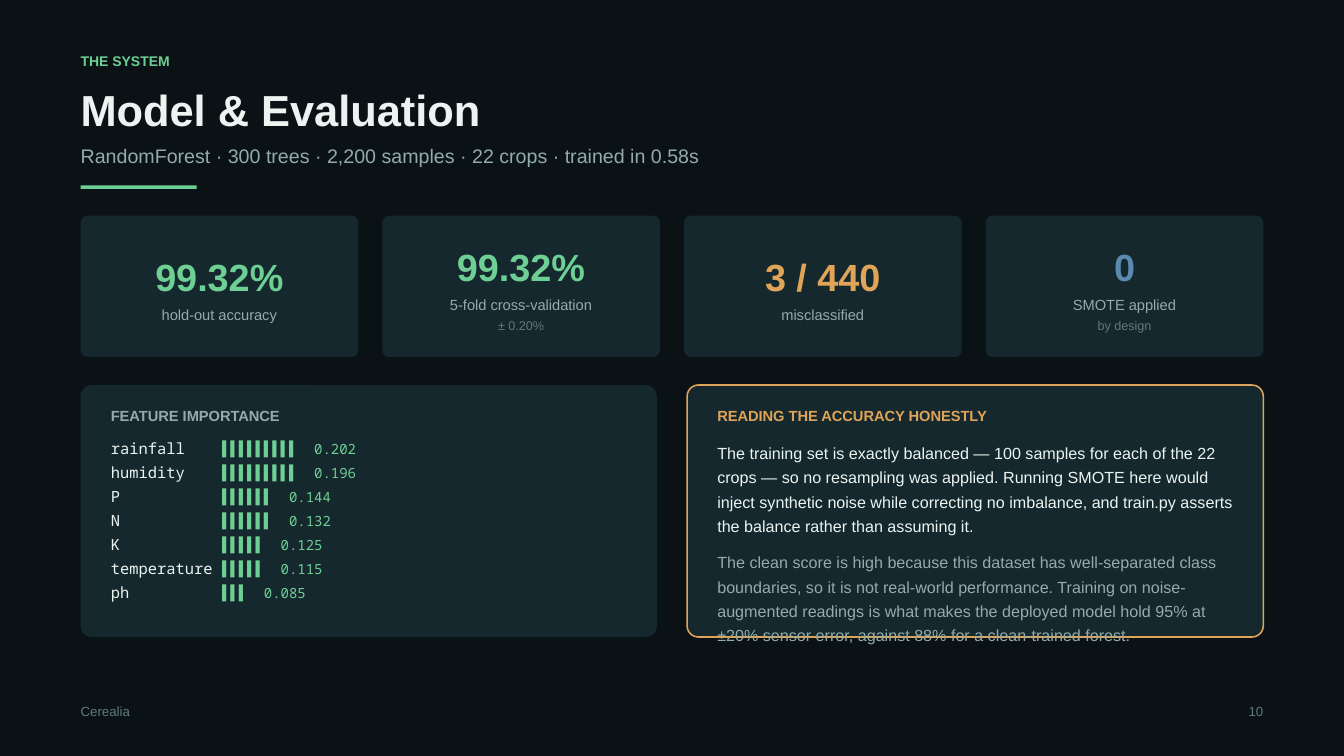
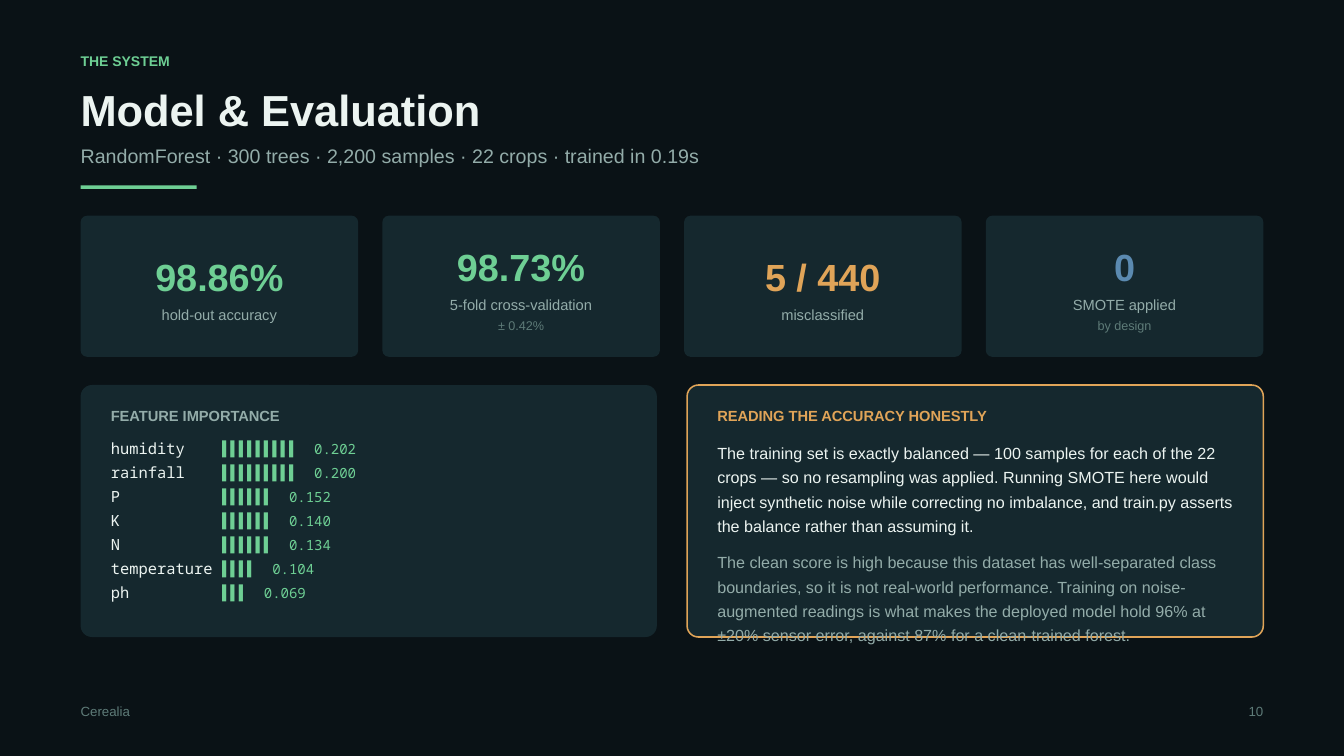
Before and after one commit to RatnamOjha/cerealia, a slide deck: slide 11 of docs/Cerealia_Project_Review.pptx. Drawn at 1344x756 pixels with LibreOffice and Linux fonts; fonts in the diff are those of the drawing. Boxes give left, top, right and bottom in pixels: in the first picture for what was removed or moved away, otherwise in the second. Text is boxed around its words. In the diff, an @@ line names an element or a change of style, - is before the commit and + after.

```diff
--- a/docs/Cerealia_Project_Review.pptx
+++ b/docs/Cerealia_Project_Review.pptx
@@ text at (81, 149, 699, 167): text changed @@
-RandomForest · 300 trees · 2,200 samples · 22 crops · trained in 0.58s
+RandomForest · 300 trees · 2,200 samples · 22 crops · trained in 0.19s
@@ text at (155, 264, 283, 292): text changed @@
-99.32%
+98.86%
@@ text at (457, 254, 585, 282): text changed @@
-99.32%
+98.73%
@@ text at (765, 264, 880, 292): text changed @@
-3 / 440
+5 / 440
@@ text at (508, 321, 544, 330): text changed @@
-± 0.20%
+± 0.42%
@@ text at (111, 444, 356, 602): text changed @@
-rainfall ▌▌▌▌▌▌▌▌▌ 0.202
-humidity ▌▌▌▌▌▌▌▌▌ 0.196
-P ▌▌▌▌▌▌ 0.144
-N ▌▌▌▌▌▌ 0.132
-K ▌▌▌▌▌ 0.125
-temperature ▌▌▌▌▌ 0.115
-ph ▌▌▌ 0.085
+humidity ▌▌▌▌▌▌▌▌▌ 0.202
+rainfall ▌▌▌▌▌▌▌▌▌ 0.200
+P ▌▌▌▌▌▌ 0.152
+K ▌▌▌▌▌▌ 0.140
+N ▌▌▌▌▌▌ 0.134
+temperature ▌▌▌▌ 0.104
+ph ▌▌▌ 0.069
@@ text at (717, 556, 1217, 644): text changed @@
-The clean score is high because this dataset has well-separated class boundaries, so it is not real-world performance. Training on noise-augmented readings is what makes the deployed model hold 95% at ±20% sensor error, against 88% for a clean-trained forest.
+The clean score is high because this dataset has well-separated class boundaries, so it is not real-world performance. Training on noise-augmented readings is what makes the deployed model hold 96% at ±20% sensor error, against 87% for a clean-trained forest.
```
Also in this commit, not shown: 3 other slides changed, 3 other files.
